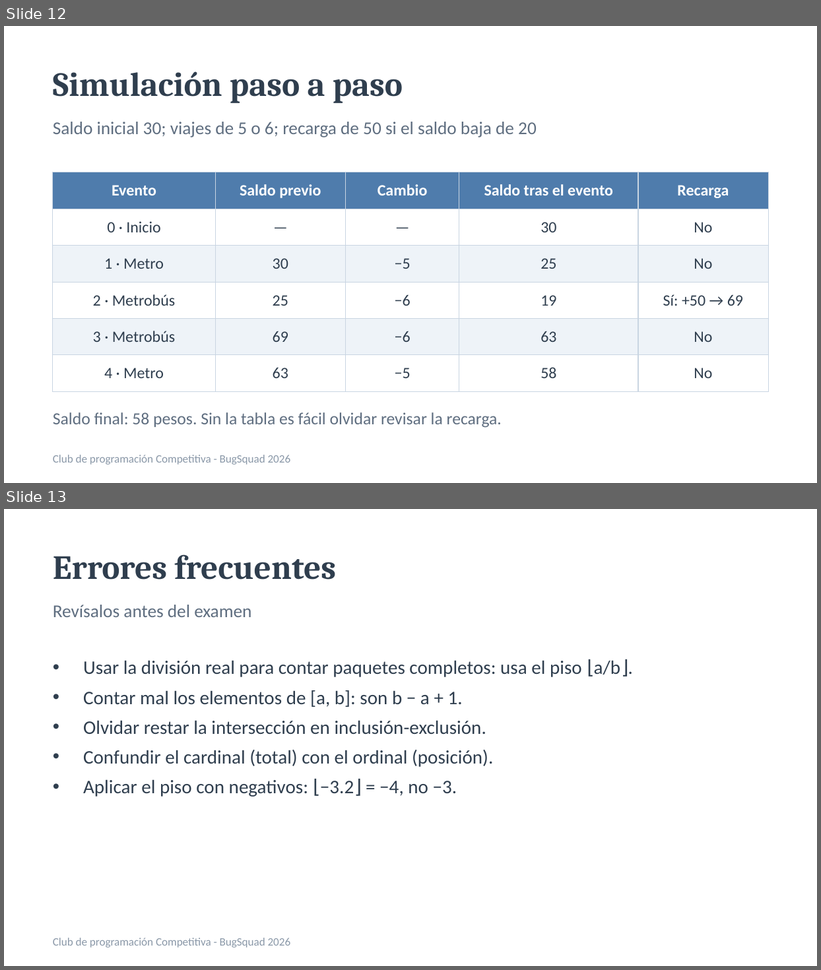
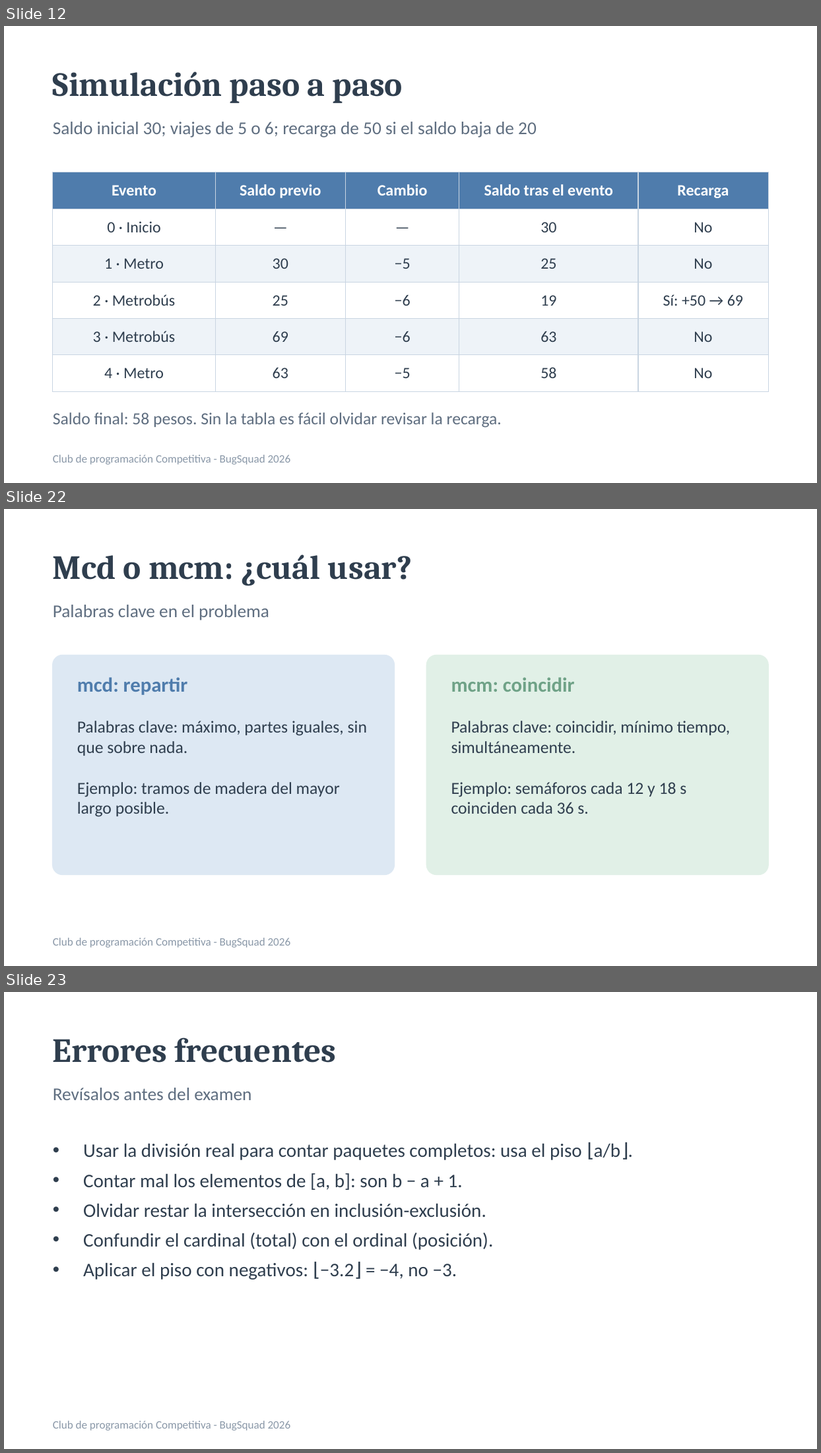
Before and after one commit to rigosantiagog/CompetitiveProgramming, a slide deck: assets/docs/Tema2_Aritmetica_conteo_y_casos.pptx. Shown one above the other, each under a label of ours: slides 12 and 13 before the commit, slides 12, 22 and 23 after it; the slides between them are not shown. The pictures are 821x970 and 821x1453 pixels, drawn with LibreOffice and Linux fonts; fonts in the diff are those of the drawing. Boxes give left, top, right and bottom in pixels: in the first picture for what was removed or moved away, otherwise in the second. Text is boxed around its words. In the diff, an @@ line names an element or a change of style, - is before the commit and + after.

```diff
--- a/assets/docs/Tema2_Aritmetica_conteo_y_casos.pptx
+++ b/assets/docs/Tema2_Aritmetica_conteo_y_casos.pptx
@@ slide 22 added at bbox=[4, 509, 817, 966], background #FFFFFF @@
@@ text added at bbox=[53, 555, 412, 586], 30 pt, text #2F3E4E, bold @@
+Mcd o mcm: ¿cuál usar?
@@ text added at bbox=[53, 605, 269, 621], 16 pt, text #5F6E80 @@
+Palabras clave en el problema
@@ rounded rectangle added at bbox=[53, 656, 394, 875], fill #DDE8F3, outline #DDE8F3 1 pt @@
@@ rounded rectangle added at bbox=[427, 656, 768, 875], fill #E1F0E7, outline #E1F0E7 1 pt @@
@@ text added at bbox=[77, 677, 188, 695], 18 pt, text #4F7CAC, bold @@
+mcd: repartir
@@ text added at bbox=[451, 677, 575, 692], 18 pt, text #6FA287, bold @@
+mcm: coincidir
@@ text added at bbox=[77, 721, 367, 817], 15 pt, text #2F3E4E @@
+Palabras clave: máximo, partes iguales, sin que sobre nada.
+Ejemplo: tramos de madera del mayor largo posible.
@@ text added at bbox=[451, 721, 730, 814], 15 pt, text #2F3E4E @@
+Palabras clave: coincidir, mínimo tiempo, simultáneamente.
+Ejemplo: semáforos cada 12 y 18 s coinciden cada 36 s.
@@ text added at bbox=[53, 938, 291, 948], 10 pt, text #8A98A8 @@
+Club de programación Competitiva - BugSquad 2026
@@ what was slide 13 is now slide 23 @@
```
Also in this commit, not shown: 2 slides changed, 9 other slides added, 12 other files.
